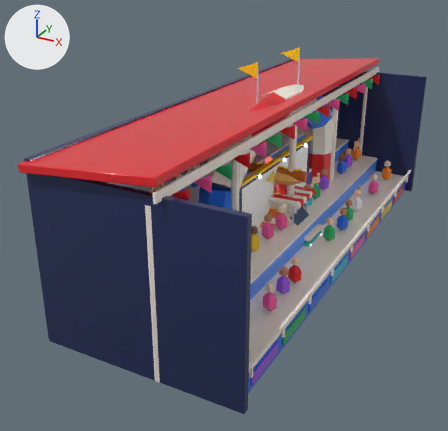
Renders of the glTF model ui/3d/aura-drift/v1/shared.glb from each side of a commit.
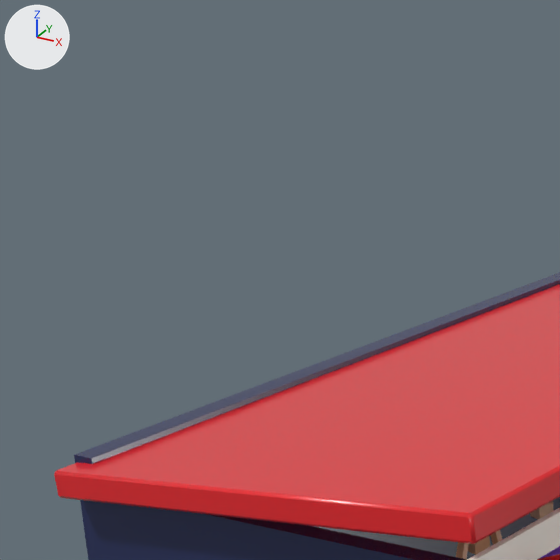
The first picture shows the older version from a camera (50 mm lens) standing at (12.9, -29.4, 16.0) and looking at (-1.9, -2.5, 2.6). The close-ups show the older and then the newer version on the part from 0% to 41% of the width and 2% to 45% of the height of that picture. Only the edits that show in the close-ups are written down. Every picture has the same lights, and +X, +Y and +Z are marked at upper left. Where no turn or scale is listed for an object, it has been applied to the vertices. Vertices at exactly the same position are counted once.

Names of what the first close-up shows: 'prop-grandstand'.
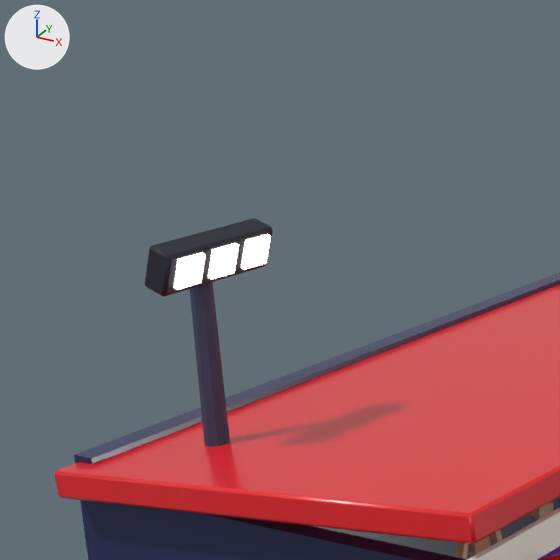
Location of each change, [x1, y1, x2, y2] in pixels of the close-ups (560 x 560 px):
```json
{"object": "prop-grandstand", "change": "reshaped", "before": [54, 272, 560, 560], "after": [54, 218, 560, 560]}
{"part": 1, "of": "me_prop_grandstand", "change": "added", "after": [190, 282, 230, 447]}
{"part": 2, "of": "me_prop_grandstand", "change": "added", "after": [208, 243, 239, 280]}
{"part": 3, "of": "me_prop_grandstand", "change": "added", "after": [173, 252, 206, 290]}
{"part": 4, "of": "me_prop_grandstand", "change": "added", "after": [145, 218, 273, 297]}
{"part": 5, "of": "me_prop_grandstand", "change": "added", "after": [241, 234, 271, 270]}
```

The change, as JSON lines over the scene's bpy script:
```json
{"block": "me_prop_grandstand", "where": "# used by ob_prop_grandstand; location = (0.0, 0.0, 0.0)"}
{"op": "remove", "block": "me_prop_grandstand", "code": "me_prop_grandstand.from_pydata(...)  # 1800 vertices, 2908 faces; spans x -4.9..4.8, y -13.4..13.4, z 0.0..8.9"}
{"op": "add", "block": "me_prop_grandstand", "code": "me_prop_grandstand.from_pydata(...)  # 1968 vertices, 3196 faces; spans x -4.9..4.8, y -13.4..13.4, z 0.0..11.2"}
{"block": "me_prop_grandstand", "change": "me_prop_grandstand part 1: a new loose piece, an 8-sided cut cone along z (radius 0.16 at the low end, 0.14 at the high end) spanning x -3.76..-3.44, y -11.96..-11.64, z 8.4..10.8, in mat_matte"}
{"block": "me_prop_grandstand", "change": "me_prop_grandstand part 2: the loose piece of 8 vertices spanning x -4.8..4.8, y -13.0..-12.8, z 0.0..8.0 is copied, and the copy is scaled about its middle by (0.0119, 1.4, 0.0452), then moved by (-3.2, 1.1, 6.8), in mat_glow_white; it spans x -3.3..-3.1, y -12.0..-11.6, z 10.6..11.0"}
{"block": "me_prop_grandstand", "change": "me_prop_grandstand part 3: the loose piece of 8 vertices spanning x -4.8..4.8, y -13.0..-12.8, z 0.0..8.0 is copied, and the copy is scaled about its middle by (0.0119, 1.4, 0.0452), then moved by (-3.2, 0.5, 6.8), in mat_glow_white; it spans x -3.3..-3.1, y -12.6..-12.2, z 10.6..11.0"}
{"block": "me_prop_grandstand", "change": "me_prop_grandstand part 4: a new loose piece of 24 vertices spanning x -3.6..-3.2, y -12.8..-10.9, z 10.5..11.2, in mat_matte"}
{"block": "me_prop_grandstand", "change": "me_prop_grandstand part 5: 8 vertices added at x -3.3..-3.1, y -11.4..-11.0, z 10.6..11.0"}
{"block": "me_prop_grandstand", "change": "other edits to the shape of me_prop_grandstand do not show in these pictures"}
{"op": "add", "block": "me_prop_grandstand", "code": "me_prop_grandstand.materials.append(mat_matte)"}
{"op": "add", "block": "me_prop_grandstand", "code": "me_prop_grandstand.materials.append(mat_glow_white)"}
```
